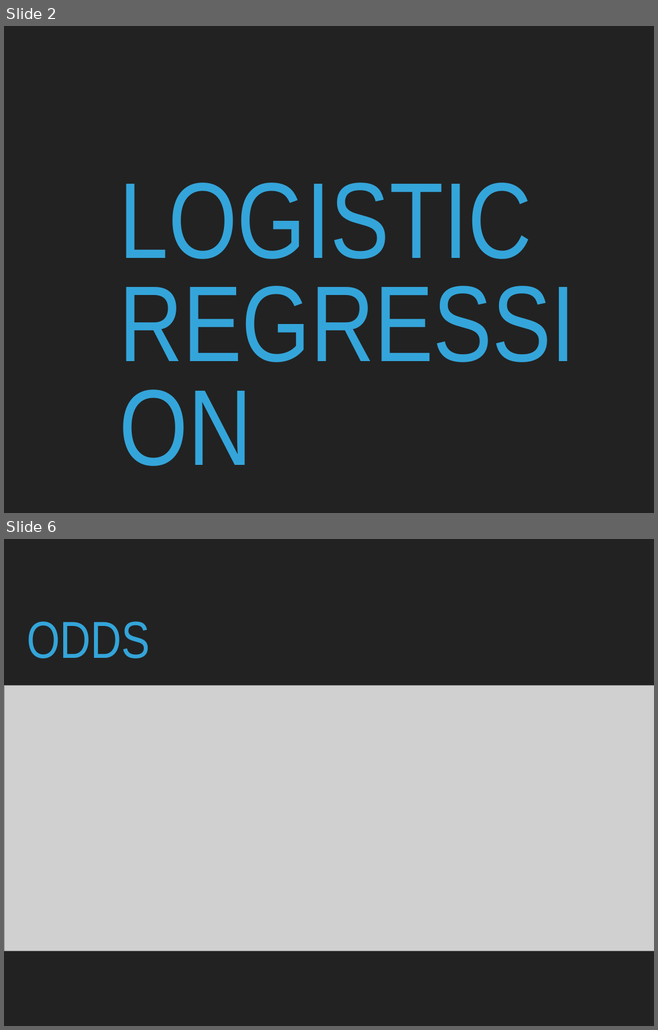
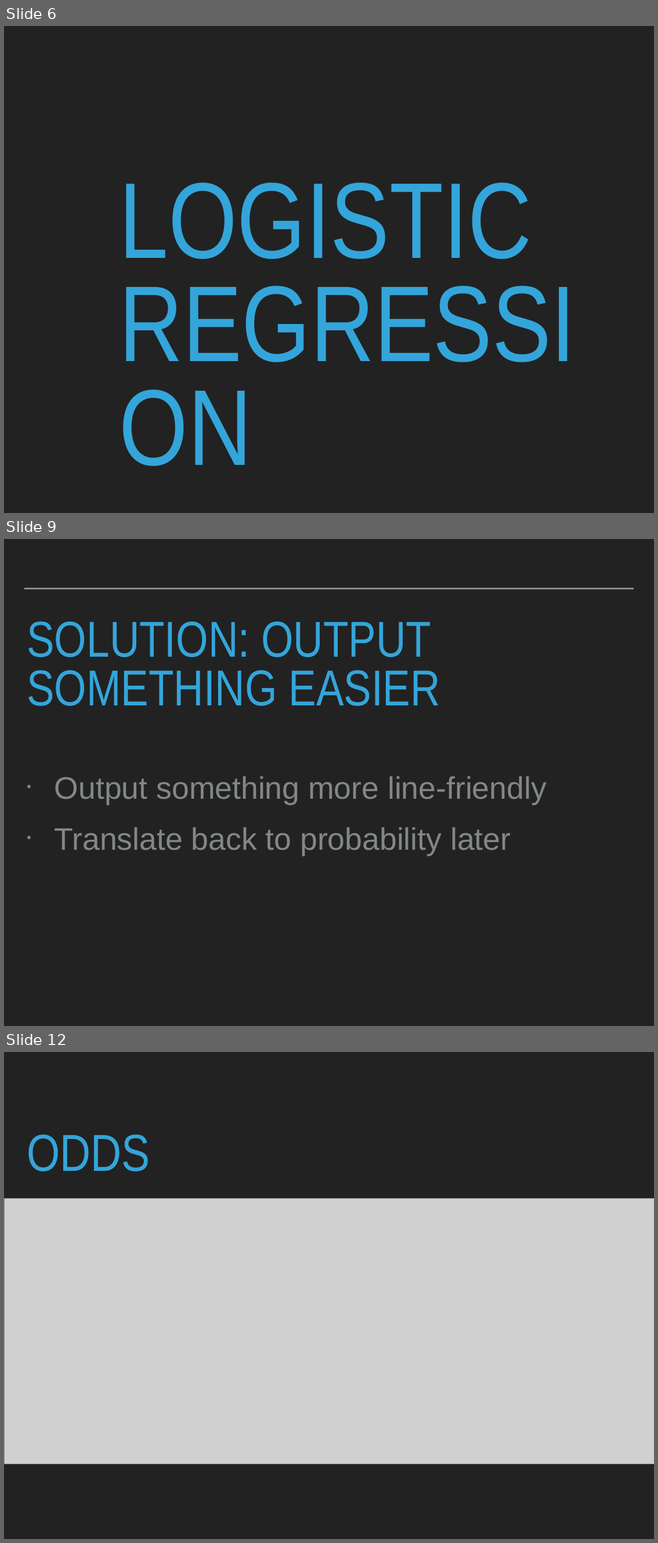
Before and after one commit to patricks1/noble-machine-learning, a slide deck: Session3/Session3_Slides.pptx. Shown one above the other, each under a label of ours: slides 2 and 6 before the commit, slides 6, 9 and 12 after it; the slides between them are not shown. The pictures are 658x1030 and 658x1543 pixels, drawn with LibreOffice and Linux fonts; fonts in the diff are those of the drawing; grey boxes stand for pictures. Boxes give left, top, right and bottom in pixels: in the first picture for what was removed or moved away, otherwise in the second. Text is boxed around its words. In the diff, an @@ line names an element or a change of style, - is before the commit and + after.

```diff
--- a/Session3/Session3_Slides.pptx
+++ b/Session3/Session3_Slides.pptx
@@ slide 9 added at (4,539,654,1026), background #222222 @@
@@ line added from (24, 589) to (633, 589), #A6AAA9 2 pt @@
@@ title added at (27,621,440,706), 79.5 pt, text #34A5DA @@
+SOLUTION: OUTPUT SOMETHING EASIER
@@ text added at (54,776,546,856), 49 pt, text #838787 @@
+• Output something more line-friendly
+• Translate back to probability later
@@ what was slide 2 is now slide 6 @@
@@ what was slide 6 is now slide 12 @@
```
Also in this commit, not shown: 6 slides changed, 14 other slides added, 3 slides removed, 3 other files.
